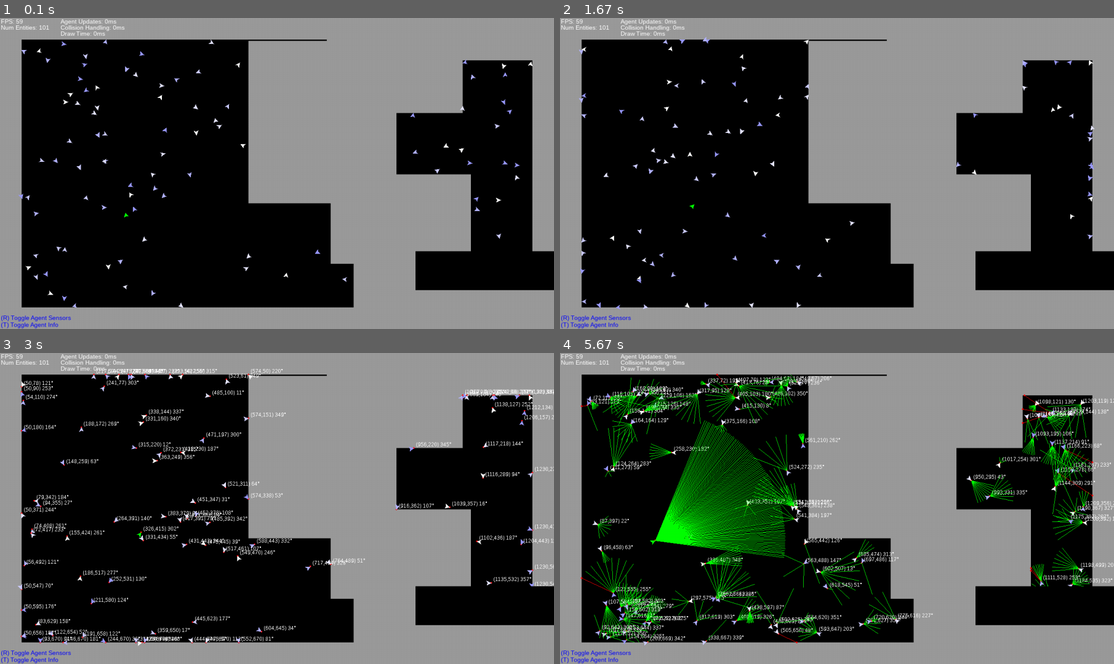
Above: before the commit, frames 1-4 (two rows, left to right).
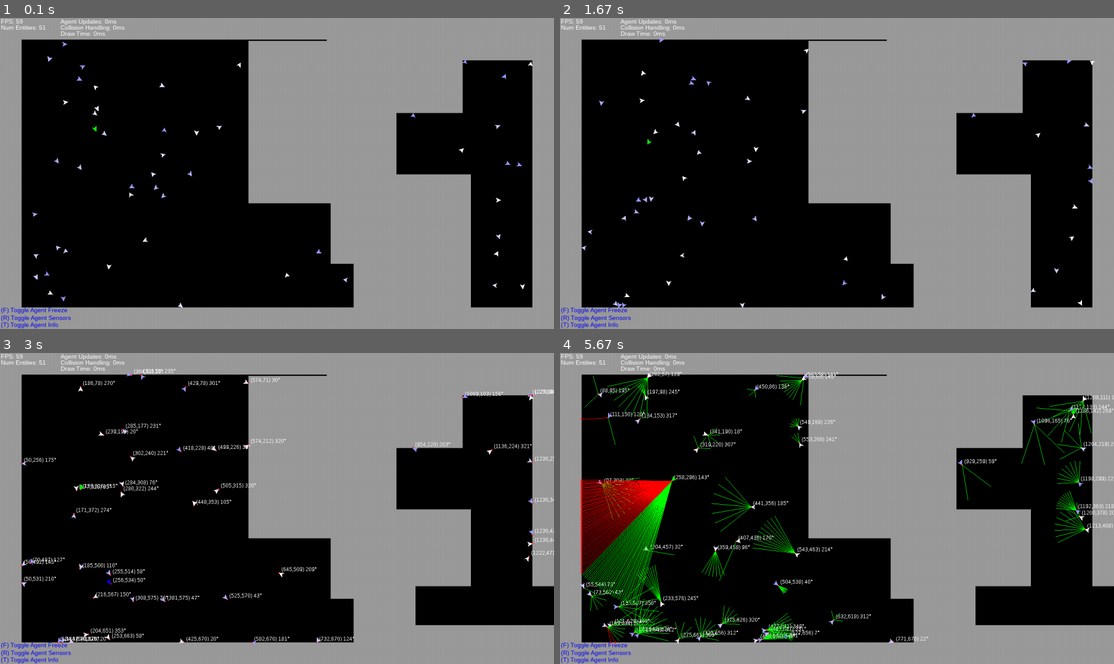
Above: after the commit, the same moments.

Repository: PatrickSinger99/MultiAgentSimulation
Game: pygame game, started from src/main.py
Same seed, same stepped clock (60 frames per second), same inputs: the game is played once before the commit and once after it.
Inputs (mouse positions are in pixels of both pictures, inside the frame that each line leads up to):
- Up to frame 1 (0.1 s): no input
- Up to frame 2 (1.67 s): tap F at 0.33, 1.07, 1.37, 1.57 s; click (814, 185) at 0.72 s; hold D 1-1.47 s; move the mouse to (1014, 164) at 1.03 s; hold W from 1.5 s (still down)
- Up to frame 3 (3 s): release W at 1.8 s; hold D 1.83-2.3 s; tap F at 1.9, 2.2, 2.4, 2.7 s; tap T at 1.98 s; hold A 2.33-2.87 s; click (105, 580) at 2.95 s
- Up to frame 4 (5.67 s): hold S 3.23-3.53 s; tap F at 3.3, 3.63, 3.93, 4.07, 4.47, 4.77, 5.47 s; tap T at 3.38, 4.55 s; hold A 3.57-3.97 s; hold W 4-4.37 s; hold D 4.4-5.03 s; tap R at 5.07 s; hold S from 5.4 s (still down)

The runs differ from the first frame. In frame 1, 3.3% of the frame differs, in the area x 0-100%, y 2-96%; in frame 2, 3.6%; in frame 3, 6.3%; in frame 4, 21%.

Commit message:
other agents display in camera and agent selection

Diff:
--- a/src/gui_objects/agent_camera.py
+++ b/src/gui_objects/agent_camera.py
@@ -1,11 +1,18 @@
 import pygame
 import math
+from typing import Tuple
 
 from src.colors import *
+from src.sim_objects.agent import Agent
 
 
 class AgentCameraSurface(pygame.Surface):
-    def __init__(self, size, agent, sky_color=black, floor_color=grey):
+
+    # Figures
+    entity_polygon = [(0, 0), (-10, -5), (-8, 0), (-10, +5)]
+
+    def __init__(self, size: Tuple[int, int], agent: Agent, sky_color: Tuple[int, int, int] = black,
+                 floor_color: Tuple[int, int, int] = grey):
         super().__init__(size)
 
         self.size = size
@@ -30,14 +37,25 @@
         # Get collision_distances from agent
         collision_distances = self.agent.get_collision_distances()
 
+        # Calculate the angle between each ray and the player's direction
+        delta_angle = self.agent.vision_sensor.fov / self.agent.vision_sensor.num_of_rays
+        half_fov = self.agent.vision_sensor.fov / 2
+
         # Draw a vision line for every vision ray collision
         for i, collision_distance in enumerate(collision_distances):
             if collision_distance is not None:
 
+                # Calculate the angle of the current ray relative to the player's direction
+                current_angle = self.agent.rotation - half_fov + (i * delta_angle)
+
+                line_color = (0, 255 - (self.color_step_size * collision_distance), 0)
+
+                # Correct the collision distance to remove fisheye effect
+                collision_distance = collision_distance * math.cos(math.radians(current_angle - self.agent.rotation))
+
                 # Calculate length of vision line and line color
                 vision_line_length_pixel = (self.max_vision_line_length -
                                             int(collision_distance * self.vision_line_length_per_distance_unit))
-                line_color = (0, 255 - (self.color_step_size * collision_distance), 0)
 
                 # Calculate coords for vision line
                 vision_line_coords = (self.vision_line_width * i,  # X
@@ -47,3 +65,32 @@
 
                 # Draw vision line
                 pygame.draw.rect(self, line_color, vision_line_coords)
+
+        """DRAW OTHER AGENTS"""
+
+        near_agents = self.agent.agent_vicinity_detection(self.max_collision_distance)
+        pixel_per_fov = self.size[0] / self.agent.vision_sensor.fov
+        agent_max_size = 30
+        delta_size_per_distance_unit = agent_max_size / self.max_collision_distance
+        rays_per_fov = self.agent.vision_sensor.num_of_rays / self.agent.vision_sensor.fov
+
+        for agent, values in near_agents.items():
+            agent_distance, agent_angle = values[0], values[1]
+            if agent_angle <= half_fov or agent_angle >= 360-half_fov:  # If angle is in view
+
+                # Convert high angle (left side of view) to small negative angle
+                if agent_angle >= 360-half_fov:
+                    agent_angle -= 360
+
+                # Check if agent is behind obstacle
+                agent_pos_to_collision_index = min(round((agent_angle + half_fov) * rays_per_fov),
+                                                   self.agent.vision_sensor.num_of_rays - 1)
+
+                if (collision_distances[agent_pos_to_collision_index] is None or
+                        collision_distances[agent_pos_to_collision_index] >= agent_distance):
+
+                    agent_display_location = (pixel_per_fov * (agent_angle + half_fov), self.y_middle)
+                    agent_display_size = agent_max_size + 1 - agent_distance*delta_size_per_distance_unit
+                    agent_display_color = (255 - (self.color_step_size * agent_distance), 0, 0)
+
+                    pygame.draw.circle(self, agent_display_color, agent_display_location, agent_display_size, width=0)
--- a/src/main.py
+++ b/src/main.py
@@ -1,5 +1,4 @@
 import pygame
-import math
 import time
 
 from src.colors import *
@@ -58,7 +57,7 @@
     # Figures
     entity_polygon = [(0, 0), (-10, -5), (-8, 0), (-10, +5)]
 
-    def __init__(self, size, number_of_agents, player_controlled_agent=False):
+    def __init__(self, size: Tuple[int, int], number_of_agents: int, player_controlled_agent: bool = False):
         """
         Initialize the simulation.
         :param size: Dimensions of the simulation area defined as a tuple (x, y).
@@ -70,6 +69,7 @@
         # Simulation element groups
         self.agents = []
         self.obstacles = pygame.sprite.Group()
+        self.selected_agent = None
 
         # Initialize fonts
         self.debug_font = pygame.font.SysFont('Arial', 14)
@@ -79,7 +79,7 @@
         self.show_agent_debug_info = False
         self.show_agent_sensors = False
         self.show_control_hotkeys = True
-        self.show_agent_pov = True  # TODO TEST
+        self.show_agent_camera = False
 
         # Timers
         self.timer_agent_updates = 0
@@ -121,6 +121,9 @@
         self.agent_camera_surface = AgentCameraSurface(size=self.agent_camera_dimensions,
                                                        agent=self.user_controlled_agent)
 
+        # TODO TEST
+        self.freeze_agents = False
+
     def process_events(self):
         """
         Process input events by the player
@@ -141,6 +144,13 @@
                 if event.key == pygame.K_r:
                     self.show_agent_sensors = False if self.show_agent_sensors else True
 
+                # CASE: Toggle agent freeze
+                if event.key == pygame.K_f:
+                    self.freeze_agents = False if self.freeze_agents else True
+
+            elif event.type == pygame.MOUSEBUTTONDOWN:
+                self._on_mouseclick()
+
         return False
 
     def update(self):
@@ -150,6 +160,14 @@
 
         # TODO TEMP Agents use policy depending on if sensors are shown
         use_policy = RandomPolicy if not self.show_agent_sensors else SimpleCollisionAvoidancePolicy
+        if self.freeze_agents:
+            use_policy = FreezePolicy
+
+        if self.selected_agent is not None:
+            self.show_agent_camera = True
+        else:
+            self.show_agent_camera = False
+
 
         # Step agent movements
         timer_start = time.time()
@@ -169,6 +187,7 @@
                     # If collision is detected, calculate collision coords and move agent to them
                     agent_travel_line = (agent.prev_location, agent.location)
                     collision_coordinates = self.calculate_collision_point(agent_travel_line, obstacle)
+
                     if collision_coordinates is not None:
                         agent.move(collision_coordinates)
 
@@ -219,8 +238,14 @@
             for i, coords in enumerate(entity_polygon):
                 entity_polygon[i] = (coords[0] + agent.location[0], coords[1] + agent.location[1])
 
+            # Determine agent color
+            if self.selected_agent == agent:
+                color = blue
+            else:
+                color = agent.color
+
             # Draw entity polygon
-            pygame.draw.polygon(screen, agent.color, entity_polygon)
+            pygame.draw.polygon(screen, color, entity_polygon)
 
         # Display simulation infos
         if show_debug_info:
@@ -246,8 +271,11 @@
             text_surface = self.debug_font.render("(R) Toggle Agent Sensors", True, blue)
             screen.blit(text_surface, (2, self.size[1] - 34))
 
+            text_surface = self.debug_font.render("(F) Toggle Agent Freeze", True, blue)
+            screen.blit(text_surface, (2, self.size[1] - 52))
+
         # Display the agent camera (POV) in the bottom right corner of the screen
-        if self.show_agent_pov:
+        if self.show_agent_camera:
             draw_coords = (self.size[0] - self.agent_camera_dimensions[0],
                            self.size[1] - self.agent_camera_dimensions[1])
             self.agent_camera_surface.display()  # Update camera display
@@ -340,6 +368,27 @@
 
         return obstacle_edges
 
+    def _on_mouseclick(self, click_margin: int = 10):
+        mouse_position = pygame.mouse.get_pos()
+
+        near_agent = None
+        near_agent_distance = None
+
+        for agent in self.agents:
+            distance = utils.calculate_distance(mouse_position, agent.location)
+            if distance <= click_margin:
+                if near_agent is None:
+                    near_agent = agent
+                    near_agent_distance = distance
+                elif distance < near_agent_distance:
+                    near_agent = agent
+                    near_agent_distance = distance
+
+        self.selected_agent = near_agent
+
+        if near_agent is not None:
+            self.agent_camera_surface = AgentCameraSurface(self.agent_camera_dimensions, self.selected_agent)
+
 
 if __name__ == '__main__':
-    run_simulation((1280, 720), simulation_fps=60, number_of_agents=100, player_controlled_agent=True)
+    run_simulation((1280, 720), simulation_fps=60, number_of_agents=50, player_controlled_agent=True)
--- a/src/sim_objects/agent.py
+++ b/src/sim_objects/agent.py
@@ -88,6 +88,7 @@
 
                 # Check intersection with one sensor ray
                 intersection_coords = utils.line_intersection(edge, sensor_line)
+
                 if intersection_coords is not None:
 
                     # CASE: No other collision with this sensor ray was detected yet
@@ -97,7 +98,7 @@
 
                     # CASE: Sensor ray already has a collision logged
                     else:
-                        collision_distance = utils.calculate_distance(intersection_coords, self.location)  # TODO method import from simulation
+                        collision_distance = utils.calculate_distance(intersection_coords, self.location)
 
                         # Distance for previous collision now needs to be calculated
                         if self.vision_sensor.sensor_collision_distance[sensor_index] is None:
@@ -108,6 +109,29 @@
                         if self.vision_sensor.sensor_collision_distance[sensor_index] > collision_distance:
                             self.vision_sensor.sensor_collisions[sensor_index] = intersection_coords
                             self.vision_sensor.sensor_collision_distance[sensor_index] = collision_distance
+
+    def agent_vicinity_detection(self, detection_distance):
+
+        detected_agents = {}
+
+        for agent in self.simulation.agents:
+            if agent.name != self.name:
+                distance = utils.calculate_distance(self.location, agent.location)
+
+                if distance <= detection_distance:
+                    # Calculate the difference in coordinates
+                    delta_x = agent.location[0] - self.location[0]
+                    delta_y = agent.location[1] - self.location[1]
+
+                    # calculate relative angle to own rotation
+                    relative_angle = math.degrees(math.atan2(delta_y, delta_x)) - self.rotation
+
+                    # Keep rotation between 0 and 359 degrees
+                    relative_angle = relative_angle % 360
+
+                    detected_agents[agent] = (distance, relative_angle)
+
+        return detected_agents
 
     def get_collision_distances(self):
         """
--- a/src/sim_objects/agent_policy.py
+++ b/src/sim_objects/agent_policy.py
@@ -50,3 +50,10 @@
         delta_location = agent.movement_speed
 
         return delta_rotation, delta_location
+
+
+class FreezePolicy(Policy):
+
+    @staticmethod
+    def execute(agent):
+        return 0, 0
--- /dev/null
+++ b/test.py
@@ -0,0 +1,32 @@
+def line_intersection(line1, line2, finite_line=True):
+    xdiff = (line1[0][0] - line1[1][0], line2[0][0] - line2[1][0])
+    ydiff = (line1[0][1] - line1[1][1], line2[0][1] - line2[1][1])
+
+    def det(a, b):
+        return a[0] * b[1] - a[1] * b[0]
+
+    div = det(xdiff, ydiff)
+
+    # Lines do not intersect
+    if div == 0:
+        return None
+
+    d = (det(*line1), det(*line2))
+    x = round(det(d, xdiff) / div)
+    y = round(det(d, ydiff) / div)
+
+    if finite_line:
+        # Check if the intersection is within the bounds of line1
+        if not (min(line1[0][0], line1[1][0]) <= x <= max(line1[0][0], line1[1][0]) and
+                min(line1[0][1], line1[1][1]) <= y <= max(line1[0][1], line1[1][1])):
+            return None
+
+        # Check if the intersection is within the bounds of line2
+        if not (min(line2[0][0], line2[1][0]) <= x <= max(line2[0][0], line2[1][0]) and
+                min(line2[0][1], line2[1][1]) <= y <= max(line2[0][1], line2[1][1])):
+            return None
+
+    return x, y
+
+
+print(line_intersection(((10, 10), (20, 10)), ((15, 15), (15, 8)), finite_line=True))
